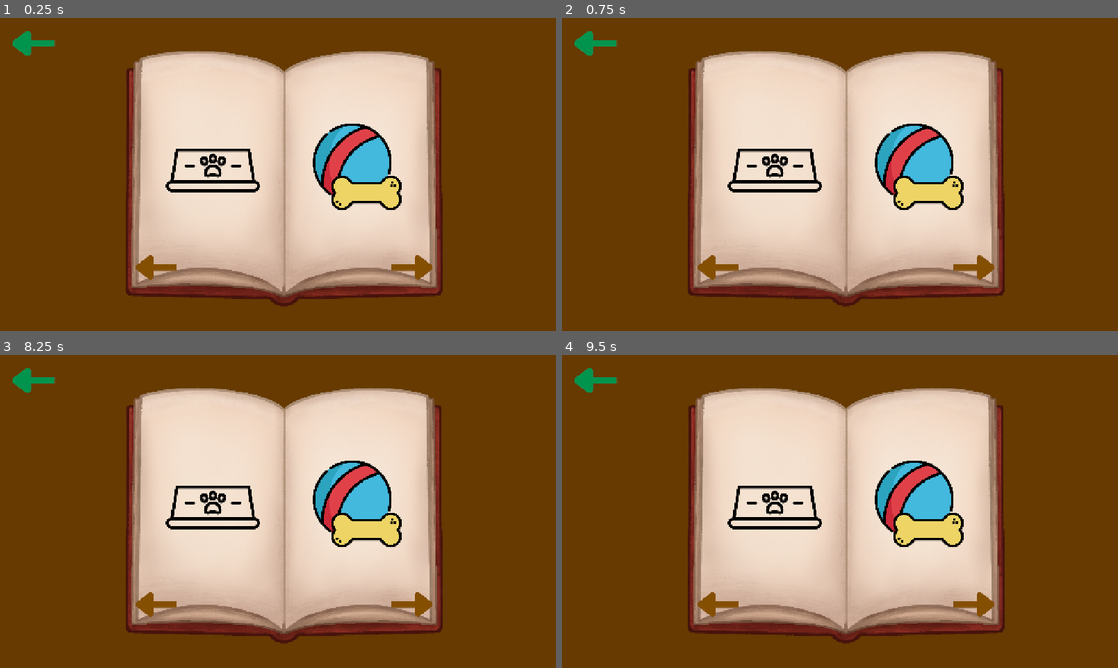
Above: before the commit, frames 1-4 (two rows, left to right).
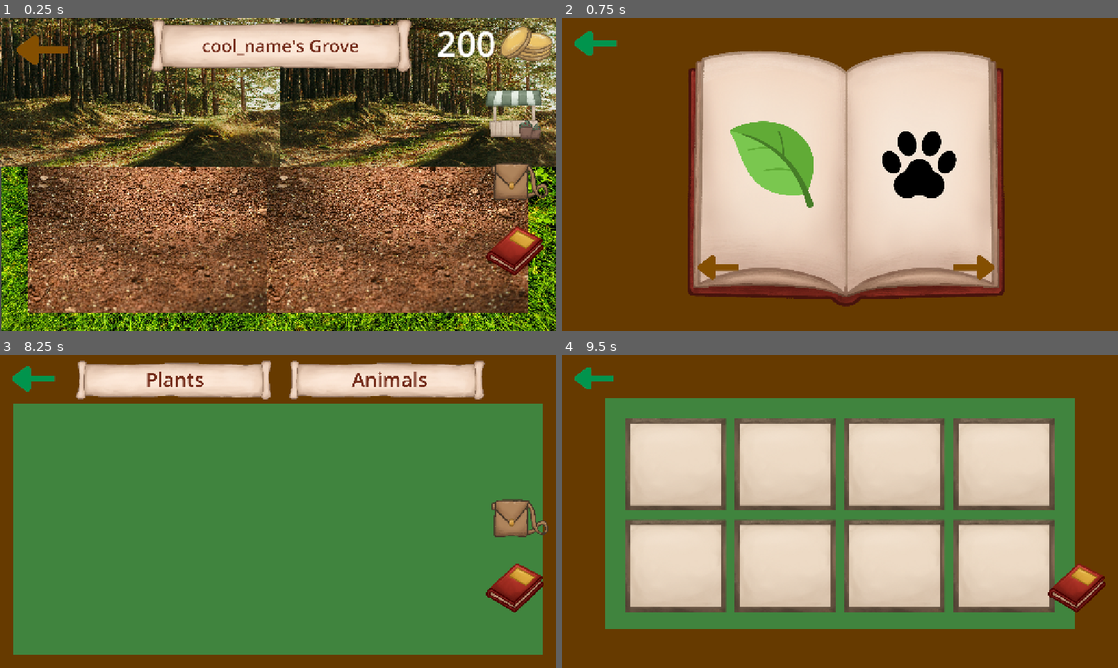
Above: after the commit, the same moments.

Repository: EliJ0y/BioCopia-s-Grove
Game: Godot game, scene res://Scenes/grove.tscn
Two runs of this game, one before a commit and one after it. Both use one fixed random seed, a clock stepped at 60 frames per second and the inputs below.
Inputs (mouse positions are in pixels of both pictures, inside the frame that each line leads up to):
- Up to frame 1 (0.25 s): no input
- Up to frame 2 (0.75 s): click (1079, 249) at 0.5 s
- Up to frame 3 (8.25 s): click (33, 380) at 1.27 s; click (155, 605) at 2.02 s; click (211, 505) at 2.77 s; click (355, 505) at 3.52 s; click (411, 605) at 4.27 s; click (211, 508) at 5.02 s; click (355, 505) at 5.77 s; click (411, 605) at 6.52 s; click "cool_name's Grove" at 7.25 s; click (511, 452) at 8 s
- Up to frame 4 (9.5 s): click (1079, 517) at 8.75 s

The runs differ from the first frame. In frame 1, 96% of the frame differs, in the area x 0-100%, y 0-100%; in frame 2, 6.1%; in frame 3, 85%; in frame 4, 48%.
Error before the commit: Trying to assign an array of type "Array" to a variable of type "Array[GrovepediaArraysResource]". (res://Scripts/grovepedia.gd:37)

Commit message:
grovepedia pages logic

Diff:
--- /dev/null
+++ b/bio-copia's-grove/Resources/Grovepedia Pages/Animals Pages/animals_page_1.tres
@@ -0,0 +1,18 @@
+[gd_resource type="Resource" script_class="GrovepediaPagesResource" format=3 uid="uid://4om2ipby7lwv"]
+
+[ext_resource type="Texture2D" uid="uid://cfleybfhwyn5o" path="res://Assets/paw.png" id="1_l1nho"]
+[ext_resource type="Texture2D" uid="uid://cx740xb2kdgb2" path="res://Assets/lock.png" id="2_oend0"]
+[ext_resource type="Script" uid="uid://oef7wvxc0kn8" path="res://Scripts/grovepedia_pages_resource.gd" id="3_ksabh"]
+
+[resource]
+script = ExtResource("3_ksabh")
+rarity = "Common"
+picture_1_sprite = ExtResource("1_l1nho")
+picture_1_name = "Placeholder"
+picture_2_sprite = ExtResource("2_oend0")
+picture_2_name = "Undiscovered"
+picture_3_sprite = ExtResource("2_oend0")
+picture_3_name = "Undiscovered"
+picture_4_sprite = ExtResource("2_oend0")
+picture_4_name = "Undiscovered"
+metadata/_custom_type_script = "uid://oef7wvxc0kn8"
--- /dev/null
+++ b/bio-copia's-grove/Resources/Grovepedia Pages/Animals Pages/animals_page_2.tres
@@ -0,0 +1,17 @@
+[gd_resource type="Resource" script_class="GrovepediaPagesResource" format=3 uid="uid://of5beooya1nf"]
+
+[ext_resource type="Texture2D" uid="uid://cx740xb2kdgb2" path="res://Assets/lock.png" id="1_mewrc"]
+[ext_resource type="Script" uid="uid://oef7wvxc0kn8" path="res://Scripts/grovepedia_pages_resource.gd" id="2_rw5jk"]
+
+[resource]
+script = ExtResource("2_rw5jk")
+rarity = "Epic"
+picture_1_sprite = ExtResource("1_mewrc")
+picture_1_name = "Undiscovered"
+picture_2_sprite = ExtResource("1_mewrc")
+picture_2_name = "Undiscovered"
+picture_3_sprite = ExtResource("1_mewrc")
+picture_3_name = "Undiscovered"
+picture_4_sprite = ExtResource("1_mewrc")
+picture_4_name = "Undiscovered"
+metadata/_custom_type_script = "uid://oef7wvxc0kn8"
--- /dev/null
+++ b/bio-copia's-grove/Resources/Grovepedia Pages/Page Sets/animals_set_1.tres
@@ -0,0 +1,11 @@
+[gd_resource type="Resource" script_class="GrovepediaArraysResource" format=3 uid="uid://d1fjw76ijvhta"]
+
+[ext_resource type="Script" uid="uid://oef7wvxc0kn8" path="res://Scripts/grovepedia_pages_resource.gd" id="1_2li3u"]
+[ext_resource type="Resource" uid="uid://4om2ipby7lwv" path="res://Resources/Grovepedia Pages/Animals Pages/animals_page_1.tres" id="2_phevi"]
+[ext_resource type="Resource" uid="uid://of5beooya1nf" path="res://Resources/Grovepedia Pages/Animals Pages/animals_page_2.tres" id="3_bjolt"]
+[ext_resource type="Script" uid="uid://b23iplbxcaoks" path="res://Scripts/grovepedia_arrays_resource.gd" id="4_a72rw"]
+
+[resource]
+script = ExtResource("4_a72rw")
+page_set = Array[ExtResource("1_2li3u")]([ExtResource("2_phevi"), ExtResource("3_bjolt")])
+metadata/_custom_type_script = "uid://b23iplbxcaoks"
--- /dev/null
+++ b/bio-copia's-grove/Resources/Grovepedia Pages/Page Sets/plants_set_2.tres
@@ -0,0 +1,11 @@
+[gd_resource type="Resource" script_class="GrovepediaArraysResource" format=3 uid="uid://c77diqtj0d8x0"]
+
+[ext_resource type="Script" uid="uid://oef7wvxc0kn8" path="res://Scripts/grovepedia_pages_resource.gd" id="1_sye7j"]
+[ext_resource type="Resource" uid="uid://dng386l7lp6nh" path="res://Resources/Grovepedia Pages/Plants Pages/plants_page_3.tres" id="2_1rnqs"]
+[ext_resource type="Resource" uid="uid://d1bds203dp14l" path="res://Resources/Grovepedia Pages/Plants Pages/plants_page_4.tres" id="3_jttfs"]
+[ext_resource type="Script" uid="uid://b23iplbxcaoks" path="res://Scripts/grovepedia_arrays_resource.gd" id="4_ao2gl"]
+
+[resource]
+script = ExtResource("4_ao2gl")
+page_set = Array[ExtResource("1_sye7j")]([ExtResource("2_1rnqs"), ExtResource("3_jttfs")])
+metadata/_custom_type_script = "uid://b23iplbxcaoks"
--- /dev/null
+++ b/bio-copia's-grove/Resources/Grovepedia Pages/Plants Pages/plants_page_3.tres
@@ -0,0 +1,17 @@
+[gd_resource type="Resource" script_class="GrovepediaPagesResource" format=3 uid="uid://dng386l7lp6nh"]
+
+[ext_resource type="Texture2D" uid="uid://cx740xb2kdgb2" path="res://Assets/lock.png" id="1_xqest"]
+[ext_resource type="Script" uid="uid://oef7wvxc0kn8" path="res://Scripts/grovepedia_pages_resource.gd" id="2_jduxo"]
+
+[resource]
+script = ExtResource("2_jduxo")
+rarity = "Uncommon"
+picture_1_sprite = ExtResource("1_xqest")
+picture_1_name = "Undiscovered"
+picture_2_sprite = ExtResource("1_xqest")
+picture_2_name = "Undiscovered"
+picture_3_sprite = ExtResource("1_xqest")
+picture_3_name = "Undiscovered"
+picture_4_sprite = ExtResource("1_xqest")
+picture_4_name = "Undiscovered"
+metadata/_custom_type_script = "uid://oef7wvxc0kn8"
--- /dev/null
+++ b/bio-copia's-grove/Resources/Grovepedia Pages/Plants Pages/plants_page_4.tres
@@ -0,0 +1,17 @@
+[gd_resource type="Resource" script_class="GrovepediaPagesResource" format=3 uid="uid://d1bds203dp14l"]
+
+[ext_resource type="Texture2D" uid="uid://cx740xb2kdgb2" path="res://Assets/lock.png" id="1_cpadd"]
+[ext_resource type="Script" uid="uid://oef7wvxc0kn8" path="res://Scripts/grovepedia_pages_resource.gd" id="2_44hed"]
+
+[resource]
+script = ExtResource("2_44hed")
+rarity = "Rare"
+picture_1_sprite = ExtResource("1_cpadd")
+picture_1_name = "Undiscovered"
+picture_2_sprite = ExtResource("1_cpadd")
+picture_2_name = "Undiscovered"
+picture_3_sprite = ExtResource("1_cpadd")
+picture_3_name = "Undiscovered"
+picture_4_sprite = ExtResource("1_cpadd")
+picture_4_name = "Undiscovered"
+metadata/_custom_type_script = "uid://oef7wvxc0kn8"
--- a/bio-copia's-grove/Scenes/grovepedia.tscn
+++ b/bio-copia's-grove/Scenes/grovepedia.tscn
@@ -23,6 +23,7 @@
 texture_normal = ExtResource("2_rn4c0")
 
 [node name="Pages" type="Control" parent="." unique_id=1884598275]
+visible = false
 layout_mode = 3
 anchors_preset = 0
 offset_right = 1280.0
@@ -68,50 +69,51 @@
 flip_h = true
 
 [node name="Plants" type="TextureButton" parent="Pages" unique_id=103380471]
-visible = false
 layout_mode = 0
 offset_left = 380.0
-offset_top = 240.0
+offset_top = 235.0
 offset_right = 892.0
-offset_bottom = 752.0
+offset_bottom = 747.0
 scale = Vector2(0.4, 0.4)
 texture_normal = ExtResource("6_vdry1")
 
 [node name="Animals" type="TextureButton" parent="Pages" unique_id=1538756212]
-visible = false
 layout_mode = 0
 offset_left = 720.0
-offset_top = 240.0
+offset_top = 235.0
 offset_right = 1232.0
-offset_bottom = 752.0
+offset_bottom = 747.0
 scale = Vector2(0.4, 0.4)
 texture_normal = ExtResource("7_cc1db")
 
 [node name="Food" type="TextureButton" parent="Pages" unique_id=227670313]
+visible = false
 layout_mode = 0
 offset_left = 375.0
-offset_top = 235.0
+offset_top = 225.0
 offset_right = 887.0
-offset_bottom = 747.0
+offset_bottom = 737.0
 scale = Vector2(0.45, 0.45)
 texture_normal = ExtResource("9_2tju3")
 
 [node name="Toys" type="TextureButton" parent="Pages" unique_id=566690075]
+visible = false
 layout_mode = 0
 offset_left = 720.0
-offset_top = 240.0
+offset_top = 230.0
 offset_right = 1232.0
-offset_bottom = 752.0
+offset_bottom = 742.0
 scale = Vector2(0.4, 0.4)
 texture_normal = ExtResource("10_hk2qm")
 
 [node name="Left Page" type="Node2D" parent="Pages" unique_id=148932761]
+visible = false
 
 [node name="Rarity" type="Label" parent="Pages/Left Page" unique_id=1786177197]
-offset_left = 398.0
-offset_top = 97.0
-offset_right = 574.0
-offset_bottom = 152.0
+offset_left = 380.0
+offset_top = 105.0
+offset_right = 606.0
+offset_bottom = 160.0
 theme_override_colors/font_color = Color(0.4509804, 0.16862746, 0.09803922, 1)
 theme_override_font_sizes/font_size = 40
 
@@ -120,11 +122,13 @@
 offset_top = 183.0
 offset_right = 468.0
 offset_bottom = 312.0
+ignore_texture_size = true
+stretch_mode = 4
 
 [node name="Animal 1 Name" type="Label" parent="Pages/Left Page" unique_id=312076281]
-offset_left = 369.0
-offset_top = 315.0
-offset_right = 454.0
+offset_left = 330.0
+offset_top = 315.0
+offset_right = 490.0
 offset_bottom = 343.0
 theme_override_colors/font_color = Color(0.4509804, 0.16862746, 0.09803922, 1)
 theme_override_font_sizes/font_size = 20
@@ -136,11 +140,13 @@
 offset_top = 183.0
 offset_right = 625.0
 offset_bottom = 312.0
+ignore_texture_size = true
+stretch_mode = 4
 
 [node name="Animal 2 Name" type="Label" parent="Pages/Left Page" unique_id=1034089282]
-offset_left = 525.0
-offset_top = 315.0
-offset_right = 610.0
+offset_left = 487.0
+offset_top = 315.0
+offset_right = 647.0
 offset_bottom = 343.0
 theme_override_colors/font_color = Color(0.4509804, 0.16862746, 0.09803922, 1)
 theme_override_font_sizes/font_size = 20
@@ -152,11 +158,13 @@
 offset_top = 378.0
 offset_right = 468.0
 offset_bottom = 507.0
+ignore_texture_size = true
+stretch_mode = 5
 
 [node name="Animal 3 Name" type="Label" parent="Pages/Left Page" unique_id=1784846532]
-offset_left = 369.0
-offset_top = 510.0
-offset_right = 454.0
+offset_left = 330.0
+offset_top = 510.0
+offset_right = 490.0
 offset_bottom = 538.0
 theme_override_colors/font_color = Color(0.4509804, 0.16862746, 0.09803922, 1)
 theme_override_font_sizes/font_size = 20
@@ -168,11 +176,13 @@
 offset_top = 378.0
 offset_right = 625.0
 offset_bottom = 507.0
+ignore_texture_size = true
+stretch_mode = 4
 
 [node name="Animal 4 Name" type="Label" parent="Pages/Left Page" unique_id=63444961]
-offset_left = 525.0
-offset_top = 510.0
-offset_right = 610.0
+offset_left = 487.0
+offset_top = 510.0
+offset_right = 647.0
 offset_bottom = 538.0
 theme_override_colors/font_color = Color(0.4509804, 0.16862746, 0.09803922, 1)
 theme_override_font_sizes/font_size = 20
@@ -183,23 +193,27 @@
 visible = false
 
 [node name="Rarity" type="Label" parent="Pages/Right Page" unique_id=491934733]
-offset_left = 729.0
-offset_top = 97.0
-offset_right = 905.0
-offset_bottom = 152.0
+offset_left = 705.0
+offset_top = 105.0
+offset_right = 931.0
+offset_bottom = 160.0
 theme_override_colors/font_color = Color(0.4509804, 0.16862746, 0.09803922, 1)
 theme_override_font_sizes/font_size = 40
+horizontal_alignment = 1
+vertical_alignment = 1
 
 [node name="Animal 1" type="TextureButton" parent="Pages/Right Page" unique_id=1636461978]
 offset_left = 684.0
 offset_top = 183.0
 offset_right = 799.0
 offset_bottom = 312.0
+ignore_texture_size = true
+stretch_mode = 4
 
 [node name="Animal 1 Name" type="Label" parent="Pages/Right Page" unique_id=841334608]
-offset_left = 700.0
-offset_top = 315.0
-offset_right = 785.0
+offset_left = 662.0
+offset_top = 315.0
+offset_right = 822.0
 offset_bottom = 343.0
 theme_override_colors/font_color = Color(0.4509804, 0.16862746, 0.09803922, 1)
 theme_override_font_sizes/font_size = 20
@@ -211,11 +225,13 @@
 offset_top = 183.0
 offset_right = 956.0
 offset_bottom = 312.0
+ignore_texture_size = true
+stretch_mode = 4
 
 [node name="Animal 2 Name" type="Label" parent="Pages/Right Page" unique_id=1799817028]
-offset_left = 856.0
-offset_top = 315.0
-offset_right = 941.0
+offset_left = 819.0
+offset_top = 315.0
+offset_right = 979.0
 offset_bottom = 343.0
 theme_override_colors/font_color = Color(0.4509804, 0.16862746, 0.09803922, 1)
 theme_override_font_sizes/font_size = 20
@@ -227,11 +243,13 @@
 offset_top = 378.0
 offset_right = 799.0
 offset_bottom = 507.0
+ignore_texture_size = true
+stretch_mode = 4
 
 [node name="Animal 3 Name" type="Label" parent="Pages/Right Page" unique_id=1681325824]
-offset_left = 700.0
-offset_top = 510.0
-offset_right = 785.0
+offset_left = 662.0
+offset_top = 510.0
+offset_right = 822.0
 offset_bottom = 538.0
 theme_override_colors/font_color = Color(0.4509804, 0.16862746, 0.09803922, 1)
 theme_override_font_sizes/font_size = 20
@@ -243,11 +261,13 @@
 offset_top = 378.0
 offset_right = 956.0
 offset_bottom = 507.0
+ignore_texture_size = true
+stretch_mode = 4
 
 [node name="Animal 4 Name" type="Label" parent="Pages/Right Page" unique_id=1107807415]
-offset_left = 856.0
-offset_top = 510.0
-offset_right = 941.0
+offset_left = 819.0
+offset_top = 510.0
+offset_right = 979.0
 offset_bottom = 538.0
 theme_override_colors/font_color = Color(0.4509804, 0.16862746, 0.09803922, 1)
 theme_override_font_sizes/font_size = 20
@@ -255,6 +275,7 @@
 vertical_alignment = 1
 
 [connection signal="pressed" from="Grovepedia" to="." method="_on_grovepedia_pressed"]
+[connection signal="pressed" from="Pages/Back Arrow" to="." method="_on_back_arrow_pressed"]
 [connection signal="pressed" from="Pages/Previous Page" to="." method="_on_previous_page_pressed"]
 [connection signal="pressed" from="Pages/Next Page" to="." method="_on_next_page_pressed"]
 [connection signal="pressed" from="Pages/Plants" to="." method="_on_plants_pressed"]
--- a/bio-copia's-grove/Scripts/grovepedia.gd
+++ b/bio-copia's-grove/Scripts/grovepedia.gd
@@ -1,7 +1,8 @@
 extends Node2D
 
-var plants_page_sets = [preload("res://Resources/Grovepedia Pages/Page Sets/plants_set_1.tres")]
-var animals_page_sets = []
+var plants_page_sets = [preload("res://Resources/Grovepedia Pages/Page Sets/plants_set_1.tres"),
+						preload("res://Resources/Grovepedia Pages/Page Sets/plants_set_2.tres")]
+var animals_page_sets = [preload("res://Resources/Grovepedia Pages/Page Sets/animals_set_1.tres")]
 var food_page_sets = [preload("res://Resources/Grovepedia Pages/Page Sets/food_set_1.tres")]
 var toys_page_sets = [preload("res://Resources/Grovepedia Pages/Page Sets/toys_set_1.tres")]
 
@@ -25,51 +26,147 @@
 @onready var right_animal_4: TextureButton = $"Pages/Right Page/Animal 4"
 @onready var right_animal_4_name: Label = $"Pages/Right Page/Animal 4 Name"
 
+@onready var left_page: Node2D = $"Pages/Left Page"
+@onready var right_page: Node2D = $"Pages/Right Page"
+var pages_open = false
+var plants_animals_shown
+var food_toys_shown
 
-var page_set: Array[GrovepediaArraysResource]
+var page_set: Array = []
 var current_set_index = 0
 
 
 func _on_grovepedia_pressed() -> void:
+	plants_animals_shown = false
+	food_toys_shown = true
+	show_grovepedia_categories()
+	pages_open = false
 	$Pages.visible = true
 
-func _on_plants_pressed() -> void:
-	page_set = plants_page_sets
+func _on_back_arrow_pressed() -> void:
+	current_set_index = 0
+	open_grovepedia_pages()
+	$Pages.visible = false
 
-func _on_animals_pressed() -> void:
-	pass # Replace with function body.
-
-func _on_food_pressed() -> void:
-	page_set = food_page_sets
-
-func _on_toys_pressed() -> void:
-	page_set = toys_page_sets
-
-func _on_previous_page_pressed() -> void:
-	if $Pages/Food.visible == true:
-		$Pages/Food.visible = false
-		$Pages/Toys.visible = false
-		$Pages/Plants.visible = true
-		$Pages/Animals.visible = true
-	else:
-		previous_page_set(page_set)
-
-func _on_next_page_pressed() -> void:
-	if $Pages/Plants.visible == true:
+func show_grovepedia_categories():
+	if plants_animals_shown:
+		plants_animals_shown = false
+		food_toys_shown = true
 		$Pages/Plants.visible = false
 		$Pages/Animals.visible = false
 		$Pages/Food.visible = true
 		$Pages/Toys.visible = true
+	elif food_toys_shown:
+		plants_animals_shown = true
+		food_toys_shown = false
+		$Pages/Plants.visible = true
+		$Pages/Animals.visible = true
+		$Pages/Food.visible = false
+		$Pages/Toys.visible = false
+	else:
+		plants_animals_shown = false
+		food_toys_shown = false
+		$Pages/Plants.visible = false
+		$Pages/Animals.visible = false
+		$Pages/Food.visible = false
+		$Pages/Toys.visible = false
+
+func open_grovepedia_pages():
+	if !pages_open:
+		pages_open = true
+		left_page.visible = true
+		right_page.visible = true
+	else:
+		pages_open = false
+		left_page.visible = false
+		right_page.visible = false
+
+
+func _on_plants_pressed() -> void:
+	page_set = plants_page_sets
+	plants_animals_shown = false
+	food_toys_shown = false
+	show_grovepedia_categories()
+	open_grovepedia_pages()
+	update_pages()
+
+func _on_animals_pressed() -> void:
+	page_set = animals_page_sets
+	plants_animals_shown = false
+	food_toys_shown = false
+	show_grovepedia_categories()
+	open_grovepedia_pages()
+	update_pages()
+
+func _on_food_pressed() -> void:
+	page_set = food_page_sets
+	plants_animals_shown = false
+	food_toys_shown = false
+	show_grovepedia_categories()
+	open_grovepedia_pages()
+	update_pages()
+
+func _on_toys_pressed() -> void:
+	page_set = toys_page_sets
+	plants_animals_shown = false
+	food_toys_shown = false
+	show_grovepedia_categories()
+	open_grovepedia_pages()
+	update_pages()
+
+func _on_previous_page_pressed() -> void:
+	if food_toys_shown:
+		show_grovepedia_categories()
+		plants_animals_shown = true
+		food_toys_shown = false
+	else:
+		previous_page_set()
+
+func _on_next_page_pressed() -> void:
+	if plants_animals_shown:
+		show_grovepedia_categories()
+		plants_animals_shown = false
+		food_toys_shown = true
 	else:
 		next_page_set()
 
-func previous_page_set(page_set: Array):
-	if current_set_index < page_set.size():
+func previous_page_set():
+	if current_set_index > 0:
+		current_set_index -= 1
 		update_pages()
+	else:
+		if pages_open:
+			open_grovepedia_pages()
+			plants_animals_shown = false
+			food_toys_shown = true
+			show_grovepedia_categories()
 
 func next_page_set():
-	if current_set_index > 0:
+	if current_set_index < page_set.size() - 1:
+		current_set_index += 1
 		update_pages()
 
 func update_pages():
-	pass
+	var current_page_set = page_set[current_set_index]
+	var left_page = current_page_set.page_set[0]
+	var right_page = current_page_set.page_set[1]
+
+	left_rarity.text = left_page.rarity
+	left_animal_1.texture_normal = left_page.picture_1_sprite
+	left_animal_1_name.text = left_page.picture_1_name
+	left_animal_2.texture_normal = left_page.picture_2_sprite
+	left_animal_2_name.text = left_page.picture_2_name
+	left_animal_3.texture_normal = left_page.picture_3_sprite
+	left_animal_3_name.text = left_page.picture_3_name
+	left_animal_4.texture_normal = left_page.picture_4_sprite
+	left_animal_4_name.text = left_page.picture_4_name
+
+	right_rarity.text = right_page.rarity
+	right_animal_1.texture_normal = right_page.picture_1_sprite
+	right_animal_1_name.text = right_page.picture_1_name
+	right_animal_2.texture_normal = right_page.picture_2_sprite
+	right_animal_2_name.text = right_page.picture_2_name
+	right_animal_3.texture_normal = right_page.picture_3_sprite
+	right_animal_3_name.text = right_page.picture_3_name
+	right_animal_4.texture_normal = right_page.picture_4_sprite
+	right_animal_4_name.text = right_page.picture_4_name
